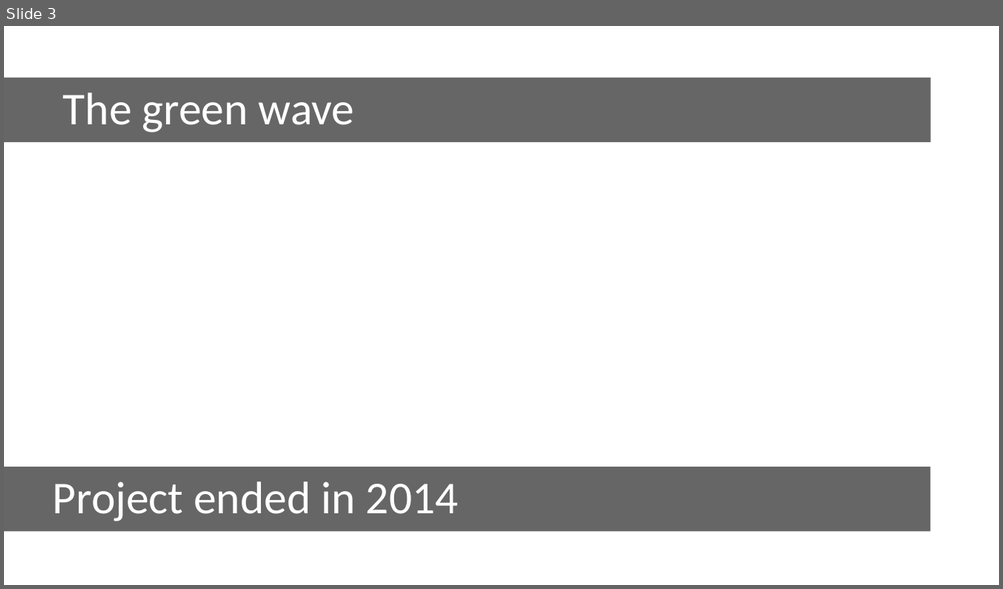
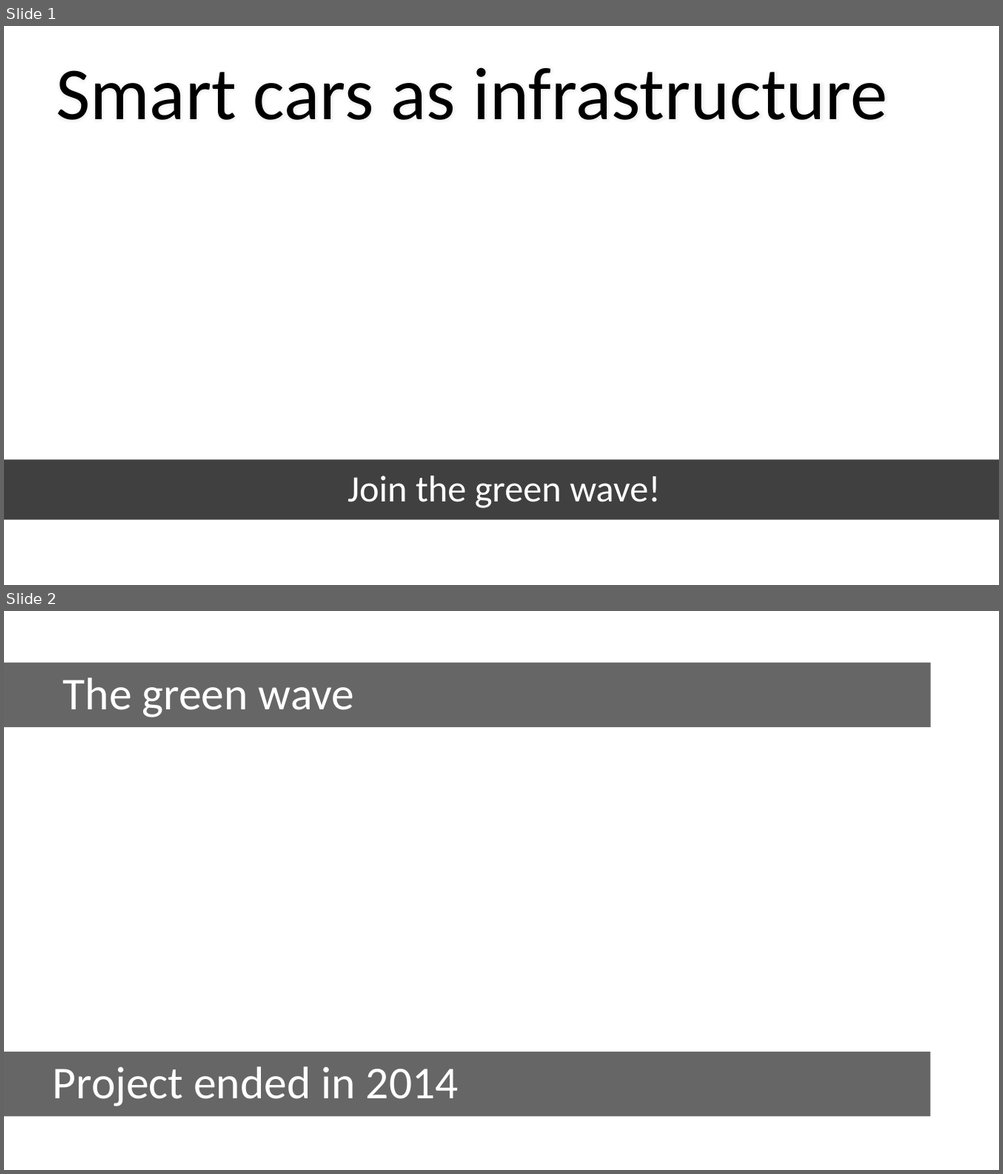
Before and after one commit to Quixotte/hacktheroad, a slide deck: pitch.pptx. Shown one above the other, each under a label of ours: slide 3 before the commit, slides 1 and 2 after it. The pictures are 1003x589 and 1003x1174 pixels, drawn with LibreOffice and Linux fonts; fonts in the diff are those of the drawing; background and template pictures are left out. Boxes give left, top, right and bottom in pixels: in the first picture for what was removed or moved away, otherwise in the second. Text is boxed around its words. In the diff, an @@ line names an element or a change of style, - is before the commit and + after.

```diff
--- a/pitch.pptx
+++ b/pitch.pptx
@@ slide 1 added at [4, 26, 999, 585], background picture (left out) @@
@@ text added at [56, 67, 888, 120], 72 pt, text #000000 @@
+Smart cars as infrastructure
@@ rectangle added at [4, 460, 999, 520], fill #000000 at 75% opacity @@
@@ line added from (4, 454) to (999, 454), #FFFFFF 3.25 pt @@
@@ title added at [347, 476, 660, 508], 36 pt, text #FFFFFF @@
+Join the green wave!
@@ line added from (4, 527) to (999, 527), #FFFFFF 3.25 pt @@
@@ what was slide 3 is now slide 2 @@
```
Also in this commit, not shown: 1 slide changed, 4 slides removed, 1 other file.
